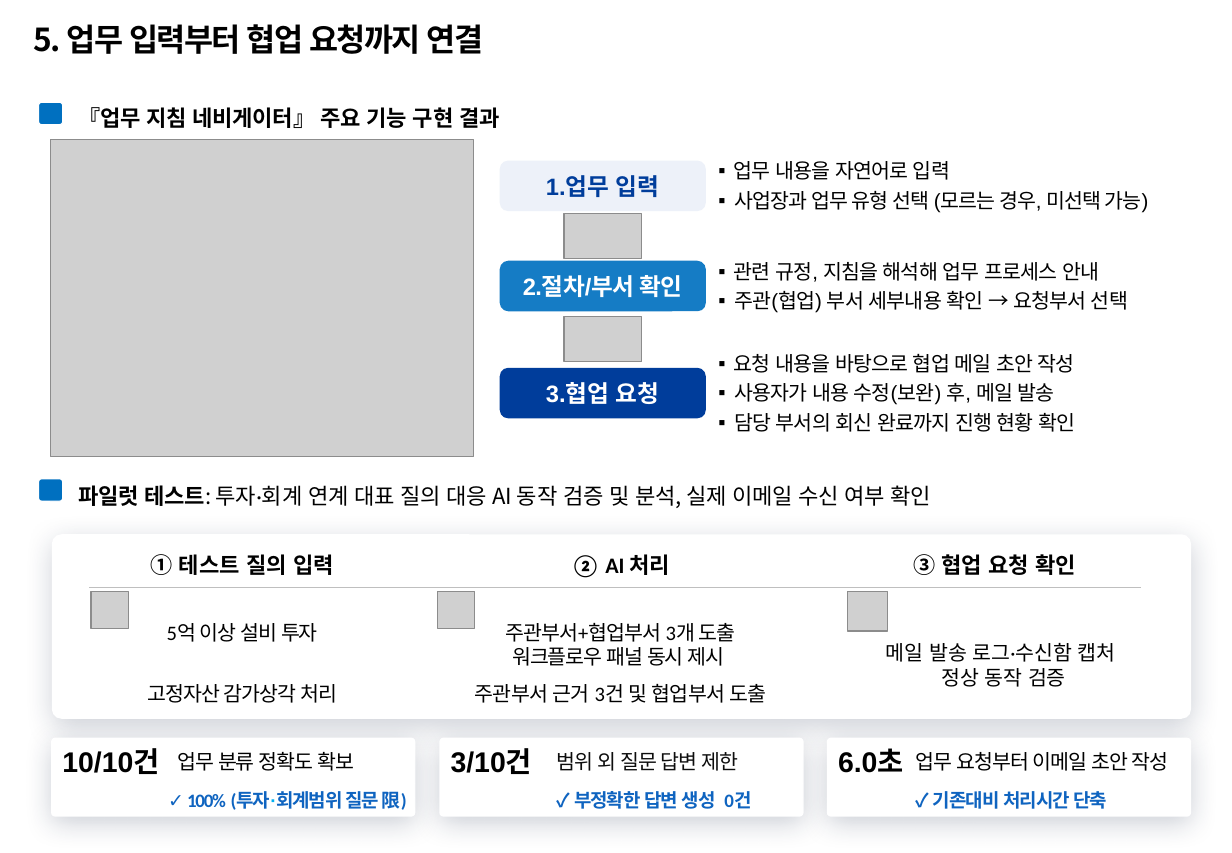
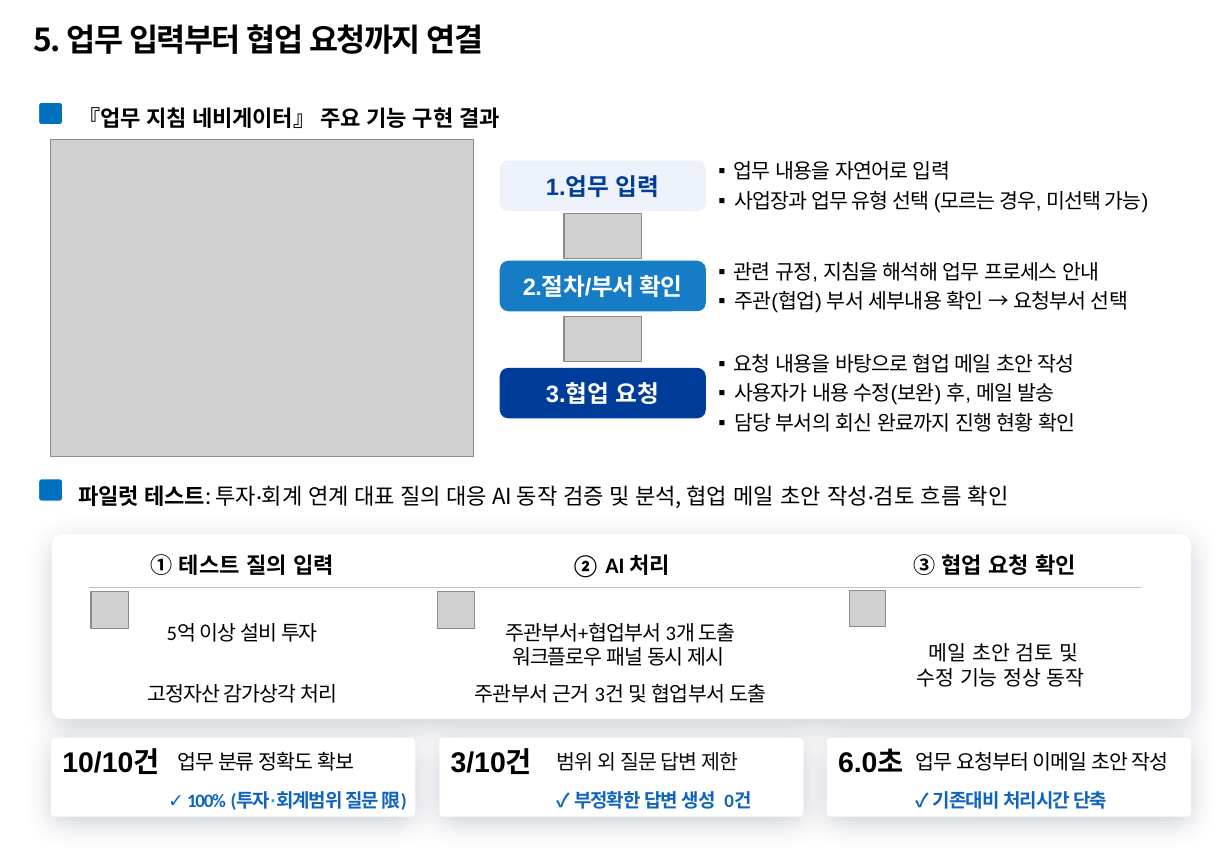
Before and after one commit to temmi81-hue/department-ragas, a slide deck: slide 6 of presentation/submission/26년 포스코퓨처엠 AI활용전문가 과정_사무계_송다혜.pptx. Drawn at 1232x853 pixels with LibreOffice and Linux fonts; fonts in the diff are those of the drawing; grey boxes stand for pictures; background and template pictures are left out. Boxes give left, top, right and bottom in pixels: in the first picture for what was removed or moved away, otherwise in the second. Text is boxed around its words. In the diff, an @@ line names an element or a change of style, - is before the commit and + after.

```diff
--- a/presentation/submission/26년 포스코퓨처엠 AI활용전문가 과정_사무계_송다혜.pptx
+++ b/presentation/submission/26년 포스코퓨처엠 AI활용전문가 과정_사무계_송다혜.pptx
@@ text at [78, 485, 1009, 508]: text changed @@
-파일럿 테스트: 투자·회계 연계 대표 질의 대응 AI 동작 검증 및 분석, 실제 이메일 수신 여부 확인
+파일럿 테스트: 투자·회계 연계 대표 질의 대응 AI 동작 검증 및 분석, 협업 메일 초안 작성·검토 흐름 확인
@@ picture: place and size @@
-picture at [849, 592, 888, 631]
+picture at [850, 590, 886, 627]
@@ text at [917, 643, 1085, 687]: text changed @@
-메일 발송 로그·수신함 캡처
-정상 동작 검증
+메일 초안 검토 및
+수정 기능 정상 동작
```
Also in this commit, not shown: 3 other slides changed, 4 other files.
